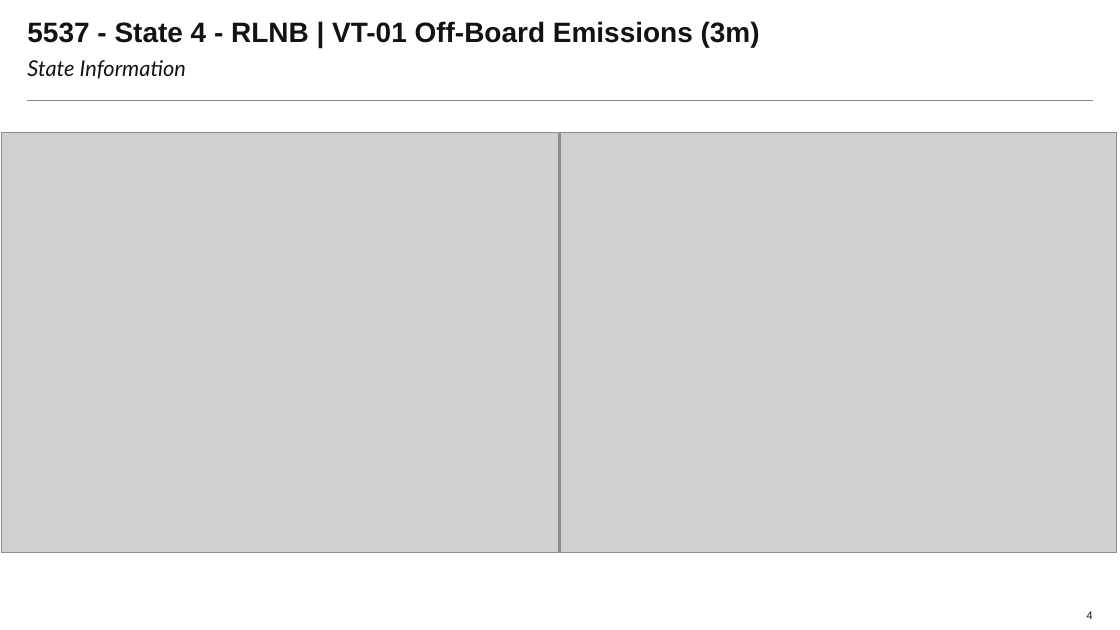
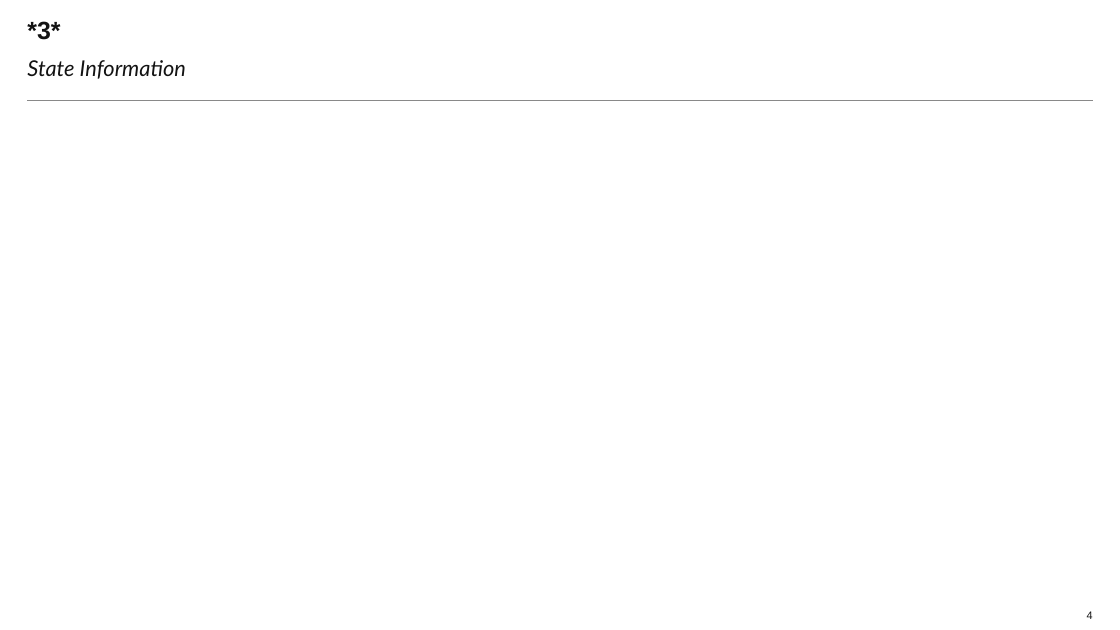
Before and after one commit to Laurapaws/graphGrabber, a slide deck: slide 4 of newDeck.pptx. Drawn at 1120x630 pixels with LibreOffice and Linux fonts; fonts in the diff are those of the drawing; grey boxes stand for pictures; background and template pictures are left out. Boxes give left, top, right and bottom in pixels: in the first picture for what was removed or moved away, otherwise in the second. Text is boxed around its words. In the diff, an @@ line names an element or a change of style, - is before the commit and + after.

```diff
--- a/newDeck.pptx
+++ b/newDeck.pptx
@@ title at box(27, 21, 60, 40): text changed; size 18 to 16 pt @@
-5537 - State 4 - RLNB | VT-01 Off-Board Emissions (3m)
+*3*
@@ picture removed at box(1, 132, 558, 552) @@
@@ picture removed at box(560, 132, 1117, 552) @@
```
Also in this commit, not shown: 22 other slides changed, 27 slides added, 5 other files.
